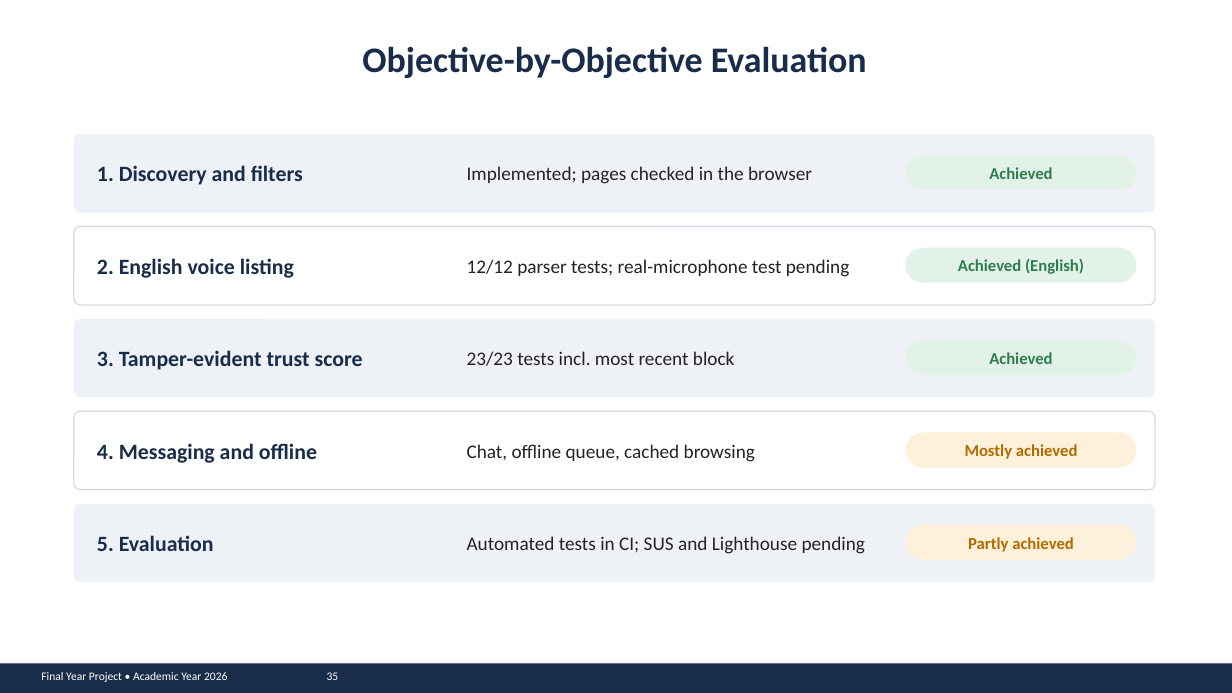
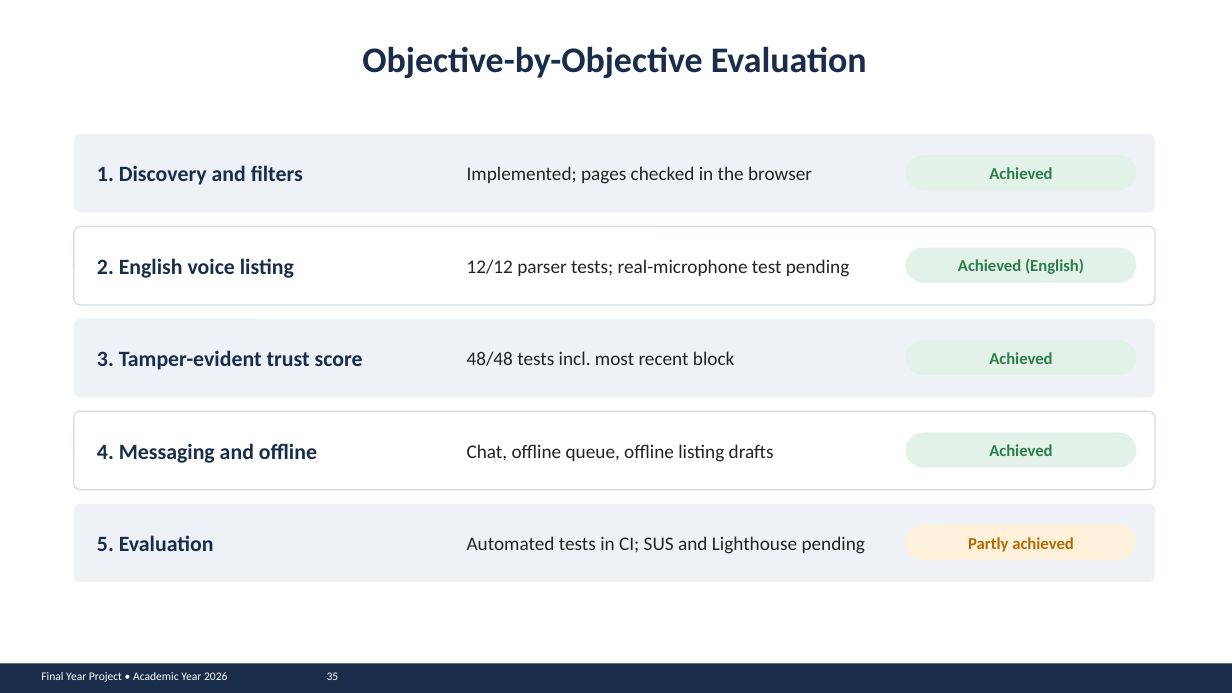
Before and after one commit to john-chola/ZamMarket, a slide deck: slide 35 of docs/presentation/ZamMarket_Presentation.pptx. Drawn at 1232x693 pixels with LibreOffice and Linux fonts; fonts in the diff are those of the drawing. Boxes give left, top, right and bottom in pixels: in the first picture for what was removed or moved away, otherwise in the second. Text is boxed around its words. In the diff, an @@ line names an element or a change of style, - is before the commit and + after.

```diff
--- a/docs/presentation/ZamMarket_Presentation.pptx
+++ b/docs/presentation/ZamMarket_Presentation.pptx
@@ text at (467,351,735,366): text changed @@
-23/23 tests incl. most recent block
+48/48 tests incl. most recent block
@@ text at (467,444,774,462): text changed @@
-Chat, offline queue, cached browsing
+Chat, offline queue, offline listing drafts
@@ rounded rectangle at (906,433,1137,468): fill #FDF1DC to #E3F2E8 @@
@@ text at (989,444,1052,456): text changed; text colour #B26B00 to #2E7D4F @@
-Mostly achieved
+Achieved
```
Also in this commit, not shown: 11 other slides changed, 1 other file.
